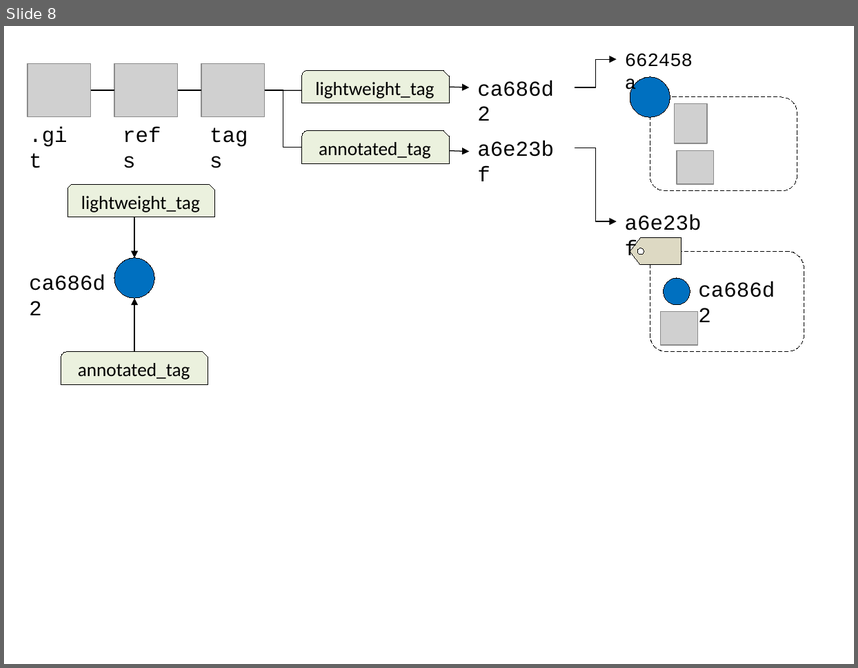
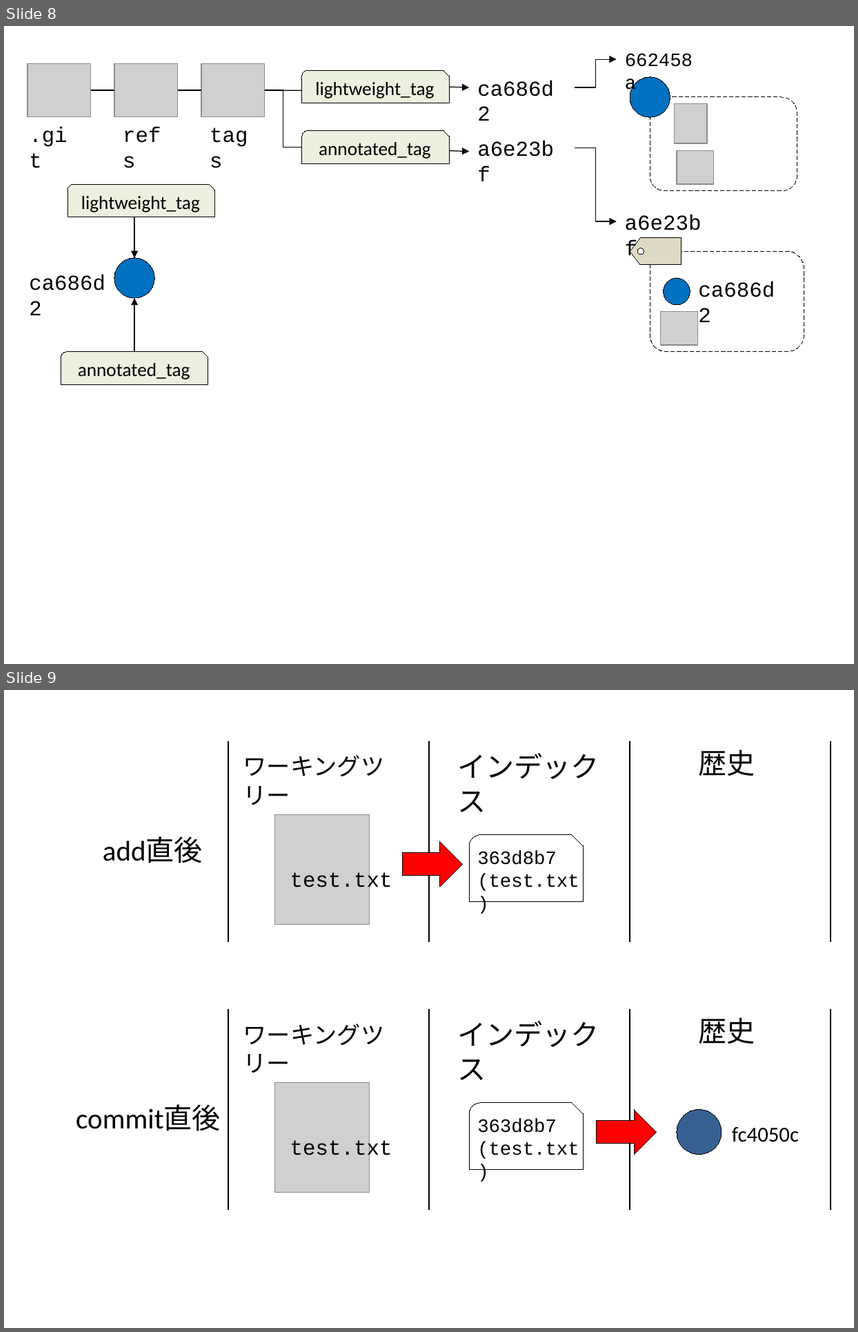
Before and after one commit to kaityo256/github, a slide deck: internals/fig/fig.pptx. Shown one above the other, each under a label of ours: slide 8 before the commit, slides 8 and 9 after it. The pictures are 858x668 and 858x1332 pixels, drawn with LibreOffice and Linux fonts; fonts in the diff are those of the drawing; grey boxes stand for pictures. Boxes give left, top, right and bottom in pixels: in the first picture for what was removed or moved away, otherwise in the second. Text is boxed around its words. In the diff, an @@ line names an element or a change of style, - is before the commit and + after.

```diff
--- a/internals/fig/fig.pptx
+++ b/internals/fig/fig.pptx
@@ slide 9 added at [4, 690, 854, 1328], background #FFFFFF @@
@@ line added from (228, 741) to (228, 942), #000000 0.75 pt @@
@@ line added from (429, 741) to (429, 942), #000000 0.75 pt @@
@@ line added from (630, 741) to (630, 942), #000000 0.75 pt @@
@@ text added at [699, 749, 755, 776], 24 pt, text #000000 @@
+歴史
@@ line added from (831, 741) to (831, 942), #000000 0.75 pt @@
@@ text added at [243, 755, 385, 805], 20 pt, text #000000 @@
+ワーキングツリー
@@ text added at [457, 753, 599, 812], 24 pt, text #000000 @@
+インデックス
@@ picture added at [275, 815, 370, 925] @@
@@ snip round rect added at [469, 834, 583, 902], outline #000000 0.75 pt @@
@@ text added at [103, 837, 203, 863], 24 pt, text #000000 @@
+add直後
@@ right arrow added at [403, 841, 463, 887], fill #FF0000, outline #000000 0.75 pt @@
@@ text added at [477, 851, 579, 891], 16 pt, text #000000 @@
+363d8b7
+(test.txt)
@@ text added at [290, 871, 392, 893], 18 pt, text #000000 @@
+test.txt
@@ line added from (228, 1009) to (228, 1210), #000000 0.75 pt @@
@@ line added from (429, 1009) to (429, 1210), #000000 0.75 pt @@
@@ text added at [457, 1021, 599, 1080], 24 pt, text #000000 @@
+インデックス
@@ line added from (630, 1009) to (630, 1210), #000000 0.75 pt @@
@@ text added at [699, 1017, 755, 1043], 24 pt, text #000000 @@
+歴史
@@ line added from (831, 1009) to (831, 1210), #000000 0.75 pt @@
@@ text added at [243, 1023, 385, 1073], 20 pt, text #000000 @@
+ワーキングツリー
@@ picture added at [275, 1083, 370, 1192] @@
@@ snip round rect added at [469, 1103, 583, 1170], outline #000000 0.75 pt @@
@@ text added at [76, 1105, 221, 1131], 24 pt, text #000000 @@
+commit直後
@@ text added at [477, 1118, 579, 1159], 16 pt, text #000000 @@
+363d8b7
+(test.txt)
@@ right arrow added at [597, 1109, 657, 1154], fill #FF0000, outline #000000 0.75 pt @@
@@ ellipse added at [677, 1109, 722, 1154], fill #376092, outline #000000 0.75 pt @@
@@ text added at [290, 1139, 392, 1161], 18 pt, text #000000 @@
+test.txt
@@ text added at [732, 1127, 799, 1142], 18 pt, text #000000 @@
+fc4050c
```
Also in this commit, not shown: 1 other slide added, 4 other files.
